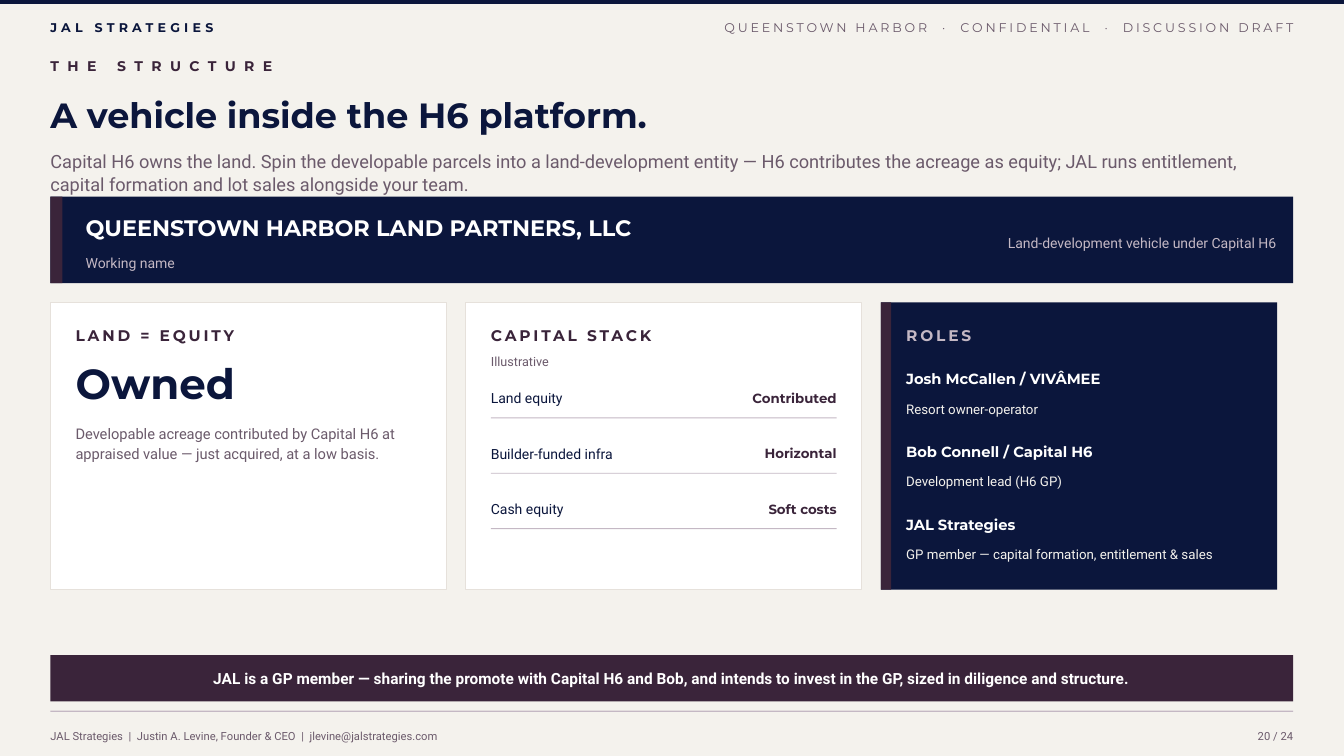
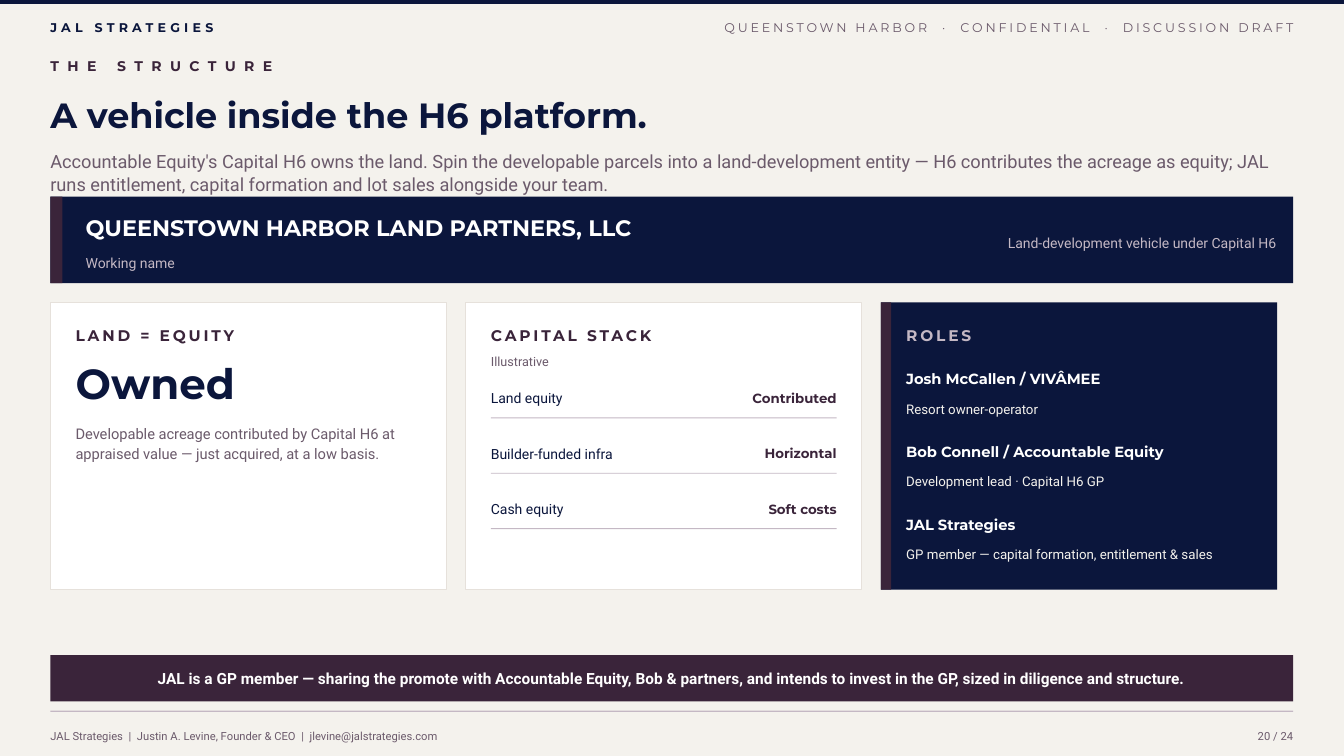
Before and after one commit to jlevine711/Apex, a slide deck: slide 20 of JAL_Queenstown_Harbor_Proposal.pptx. Drawn at 1344x756 pixels with LibreOffice and Linux fonts; fonts in the diff are those of the drawing. Boxes give left, top, right and bottom in pixels: in the first picture for what was removed or moved away, otherwise in the second. Text is boxed around its words. In the diff, an @@ line names an element or a change of style, - is before the commit and + after.

```diff
--- a/JAL_Queenstown_Harbor_Proposal.pptx
+++ b/JAL_Queenstown_Harbor_Proposal.pptx
@@ text at (50, 154, 1268, 195): text changed @@
-Capital H6 owns the land. Spin the developable parcels into a land-development entity — H6 contributes the acreage as equity; JAL runs entitlement, capital formation and lot sales alongside your team.
+Accountable Equity's Capital H6 owns the land. Spin the developable parcels into a land-development entity — H6 contributes the acreage as equity; JAL runs entitlement, capital formation and lot sales alongside your team.
@@ text at (906, 445, 1163, 460): text changed @@
-Bob Connell / Capital H6
+Bob Connell / Accountable Equity
@@ text at (906, 476, 1104, 489): text changed @@
-Development lead (H6 GP)
+Development lead · Capital H6 GP
@@ text at (158, 672, 1184, 688): text changed @@
-JAL is a GP member — sharing the promote with Capital H6 and Bob, and intends to invest in the GP, sized in diligence and structure.
+JAL is a GP member — sharing the promote with Accountable Equity, Bob & partners, and intends to invest in the GP, sized in diligence and structure.
```
Also in this commit, not shown: 4 other slides changed, 5 other files.
